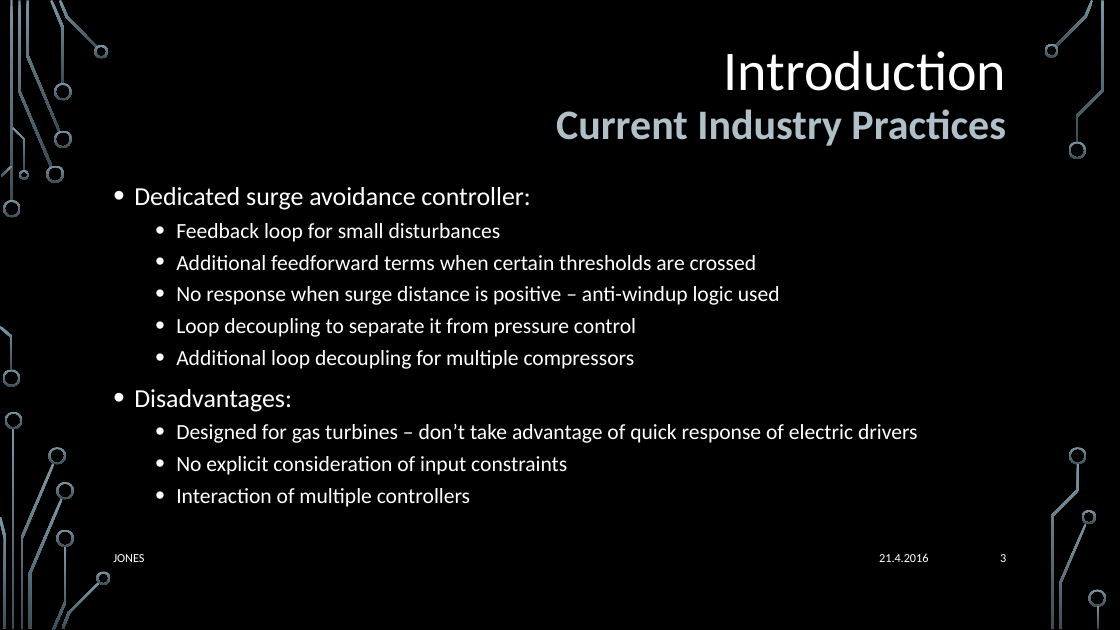
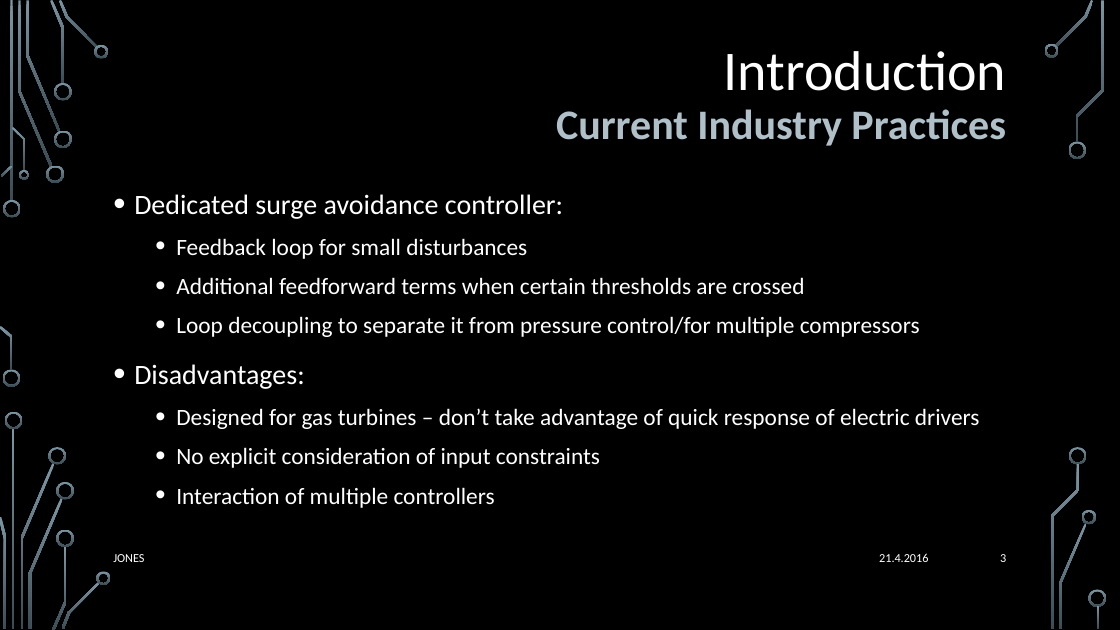
Before and after one commit to katie-jones/compressor-mpc-simulink, a slide deck: slide 3 of report/midterm/presentation.pptx. Drawn at 1120x630 pixels with LibreOffice and Linux fonts; fonts in the diff are those of the drawing; background and template pictures are left out. Boxes give left, top, right and bottom in pixels: in the first picture for what was removed or moved away, otherwise in the second. Text is boxed around its words. In the diff, an @@ line names an element or a change of style, - is before the commit and + after.

```diff
--- a/report/midterm/presentation.pptx
+++ b/report/midterm/presentation.pptx
@@ text at bbox=[134, 194, 980, 508]: size 22.2 to 24 pt in "Dedicated surge avoidance controller:", "Disadvantages:"; size 18.5 to 20 pt in "Feedback loop for small disturbances", "Additional feedforward terms when certain thresholds are ...", "Designed for gas turbines – don’t take ...", "No explicit consideration of input constraints" and 1 more places; line spacing 1 to 1.2 @@
@@ text at bbox=[176, 316, 920, 337]: text changed; size 18.5 to 20 pt @@
-  • No response when surge distance is positive – anti-windup logic used
-  • Loop decoupling to separate it from pressure control
-  • Additional loop decoupling for multiple compressors
+  • Loop decoupling to separate it from pressure control/for multiple compressors
```
Also in this commit, not shown: 6 other slides changed, 1 slide removed, 1 other file.
